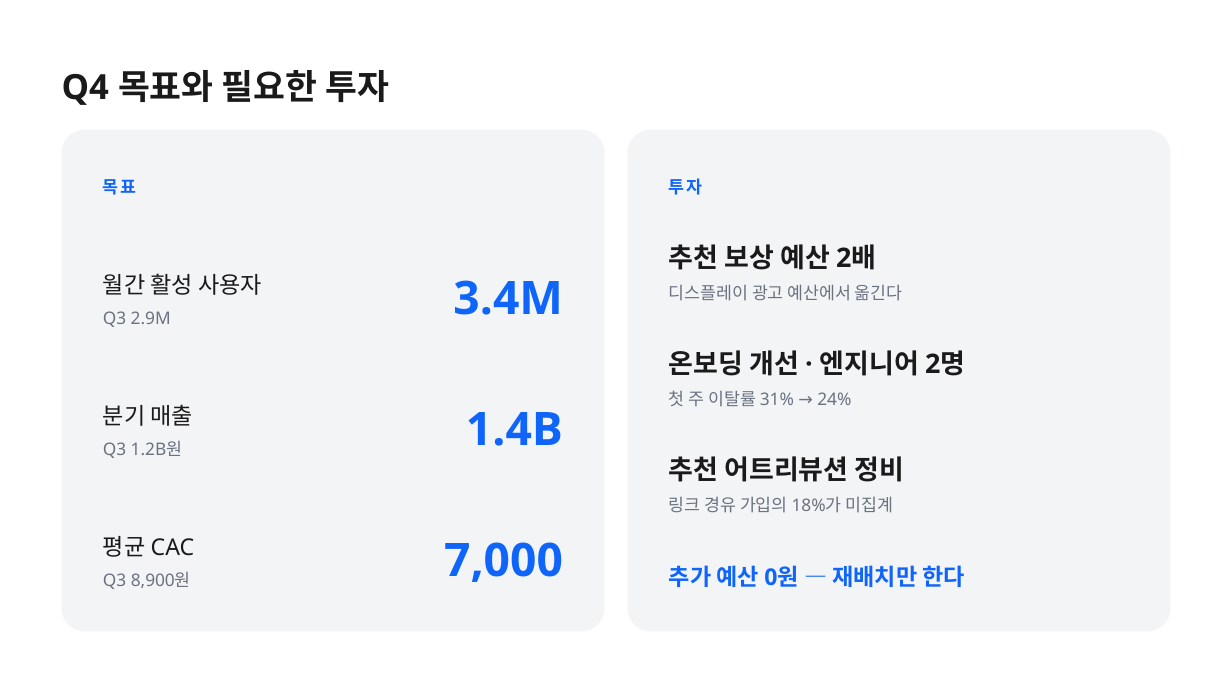
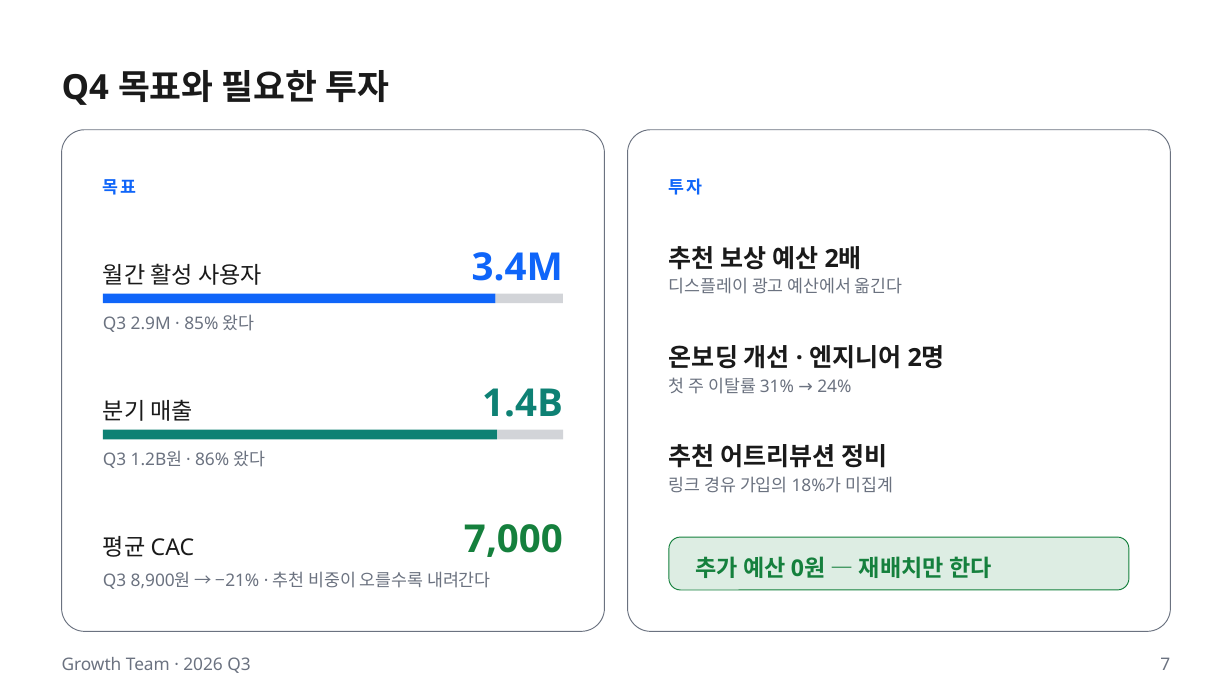
Before and after one commit to k2sebeom/balpyo, a slide deck: slide 7 of examples/showcase/decks/quarterly-review/q3-비즈니스-리뷰.pptx (slide 6 before the commit). Drawn at 1232x693 pixels with LibreOffice and Linux fonts; fonts in the diff are those of the drawing. Boxes give left, top, right and bottom in pixels: in the first picture for what was removed or moved away, otherwise in the second. Text is boxed around its words. In the diff, an @@ line names an element or a change of style, - is before the commit and + after.

```diff
--- a/examples/showcase/decks/quarterly-review/q3-비즈니스-리뷰.pptx
+++ b/examples/showcase/decks/quarterly-review/q3-비즈니스-리뷰.pptx
@@ rounded rectangle at (x1=62, y1=129, x2=605, y2=631): fill #F3F4F6 to #FFFFFF; outline none to #6B7280 0.75 pt @@
@@ rounded rectangle at (x1=628, y1=129, x2=1171, y2=631): fill #F3F4F6 to #FFFFFF; outline none to #6B7280 0.75 pt @@
@@ text "3.4M" moved from (x1=453, y1=280, x2=563, y2=315) to (x1=472, y1=252, x2=563, y2=281) @@
@@ text "3.4M" at (x1=472, y1=252, x2=563, y2=281): size 36 to 30 pt; line spacing 43.2pt to 36pt @@
@@ rectangle added at (x1=103, y1=294, x2=495, y2=303), fill #0F65F9 @@
@@ rectangle added at (x1=495, y1=294, x2=563, y2=303), fill #6B7280 at 30% opacity @@
@@ text "디스플레이 광고 예산에서 옮긴다" moved from (x1=669, y1=284, x2=903, y2=301) to (x1=669, y1=277, x2=903, y2=294) @@
@@ text at (x1=103, y1=314, x2=255, y2=332): text changed @@
-Q3 2.9M
+Q3 2.9M · 85% 왔다
@@ text "분기 매출" moved from (x1=103, y1=404, x2=194, y2=426) to (x1=103, y1=399, x2=194, y2=421) @@
@@ text "1.4B" moved from (x1=466, y1=412, x2=563, y2=446) to (x1=482, y1=388, x2=563, y2=417) @@
@@ text "1.4B" at (x1=482, y1=388, x2=563, y2=417): size 36 to 30 pt, text colour #0F65F9 to #0E8174; line spacing 43.2pt to 36pt @@
@@ rectangle added at (x1=103, y1=430, x2=497, y2=439), fill #0E8174 @@
@@ rectangle added at (x1=497, y1=430, x2=563, y2=439), fill #6B7280 at 30% opacity @@
@@ size 21 to 19.5 pt; line spacing 27.3pt to 25.4pt in 3 elements at (x1=669, y1=246, x2=862, y2=270), (x1=669, y1=345, x2=945, y2=369), (x1=669, y1=444, x2=888, y2=468) @@
@@ 3 texts moved together from (x1=103, y1=273, x2=905, y2=482) to (x1=103, y1=263, x2=888, y2=468) @@
@@ text at (x1=103, y1=450, x2=266, y2=468): text changed @@
-Q3 1.2B원
+Q3 1.2B원 · 86% 왔다
@@ text "링크 경유 가입의 18%가 미집계" moved from (x1=669, y1=496, x2=893, y2=513) to (x1=669, y1=476, x2=893, y2=493) @@
@@ text "7,000" moved from (x1=444, y1=542, x2=563, y2=582) to (x1=464, y1=524, x2=563, y2=557) @@
@@ text "7,000" at (x1=464, y1=524, x2=563, y2=557): size 36 to 30 pt, text colour #0F65F9 to #15803D; line spacing 43.2pt to 36pt @@
@@ rounded rectangle "추가 예산 0원 — 재배치만 ..." resized from (x1=669, y1=565, x2=966, y2=587) to (x1=669, y1=537, x2=1129, y2=590) @@
@@ rounded rectangle "추가 예산 0원 — 재배치만 ..." at (x1=669, y1=537, x2=1129, y2=590): text colour #0F65F9 to #15803D; fill none to #15803D at 14% opacity; outline none to #15803D 0.75 pt @@
@@ text added at (x1=103, y1=571, x2=491, y2=589), 13.5 pt, text #6B7280 @@
+Q3 8,900원 → −21% · 추천 비중이 오를수록 내려간다
@@ text added at (x1=62, y1=657, x2=250, y2=673), 13.5 pt, text #6B7280 @@
+Growth Team · 2026 Q3
@@ page number added at (x1=1160, y1=657, x2=1170, y2=670), 13.5 pt, text #6B7280 @@
+7
```
Also in this commit, not shown: 6 other slides changed, 1 slide added, 35 other files.
